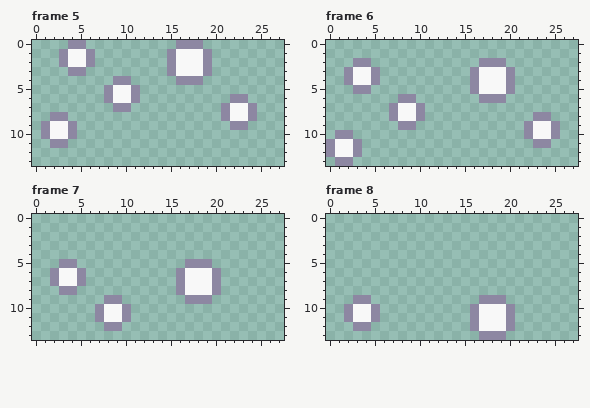
File history of a pixel-art file, images/dust/player/snow.aseprite. That is the earlier state.
28x14 pixels, 8 frames. Shown: frame 5, frame 6, frame 7, frame 8. The commit also changed other frames, which this record leaves out.
The result:
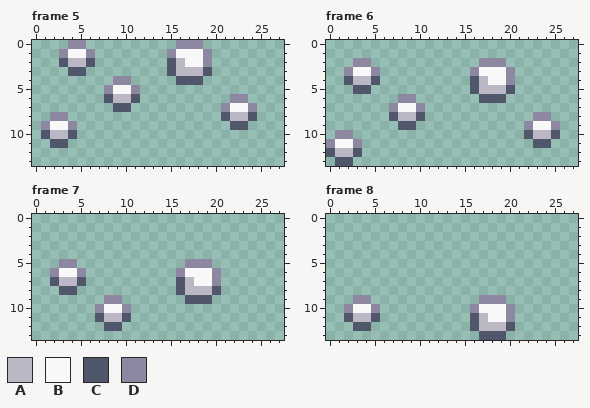
Palette (. is transparent): A #bcb7c5  B #f8f8f8  C #50576b  D #8d87a2
Difference:
--- frame 5
@@ x 0..27 @@
  1 ...DBBD........DBBBD........
- 2 ...DBBD........DBBBD........
- 3 ....DD.........DBBBD........
- 4 .........DD.....DDD.........
+ 2 ...CAAC........CABBD........
+ 3 ....CC.........CAAAC........
+ 4 .........DD.....CCC.........
  5 ........DBBD................
- 6 ........DBBD..........DD....
- 7 .........DD..........DBBD...
- 8 ..DD.................DBBD...
- 9 .DBBD.................DD....
-10 .DBBD.......................
-11 ..DD........................
+ 6 ........CAAC..........DD....
+ 7 .........CC..........DBBD...
+ 8 ..DD.................CAAC...
+ 9 .DBBD.................CC....
+10 .CAAC.......................
+11 ..CC........................
 12 ............................
--- frame 6
@@ x 0..27 @@
  3 ..DBBD..........DBBBD.......
- 4 ..DBBD..........DBBBD.......
- 5 ...DD...........DBBBD.......
- 6 ........DD.......DDD........
+ 4 ..CAAC..........CABBD.......
+ 5 ...CC...........CAAAC.......
+ 6 ........DD.......CCC........
  7 .......DBBD.................
- 8 .......DBBD............DD...
- 9 ........DD............DBBD..
-10 .DD...................DBBD..
-11 DBBD...................DD...
-12 DBBD........................
-13 .DD.........................
+ 8 .......CAAC............DD...
+ 9 ........CC............DBBD..
+10 .DD...................CAAC..
+11 DBBD...................CC...
+12 CAAC........................
+13 .CC.........................
--- frame 7
@@ x 0..27 @@
  6 ..DBBD..........DBBBD.......
- 7 ..DBBD..........DBBBD.......
- 8 ...DD...........DBBBD.......
- 9 ........DD.......DDD........
+ 7 ..CAAC..........CABBD.......
+ 8 ...CC...........CAAAC.......
+ 9 ........DD.......CCC........
 10 .......DBBD.................
-11 .......DBBD.................
-12 ........DD..................
+11 .......CAAC.................
+12 ........CC..................
 13 ............................
--- frame 8
@@ x 0..27 @@
 10 ..DBBD..........DBBBD.......
-11 ..DBBD..........DBBBD.......
-12 ...DD...........DBBBD.......
-13 .................DDD........
+11 ..CAAC..........CABBD.......
+12 ...CC...........CAAAC.......
+13 .................CCC........
